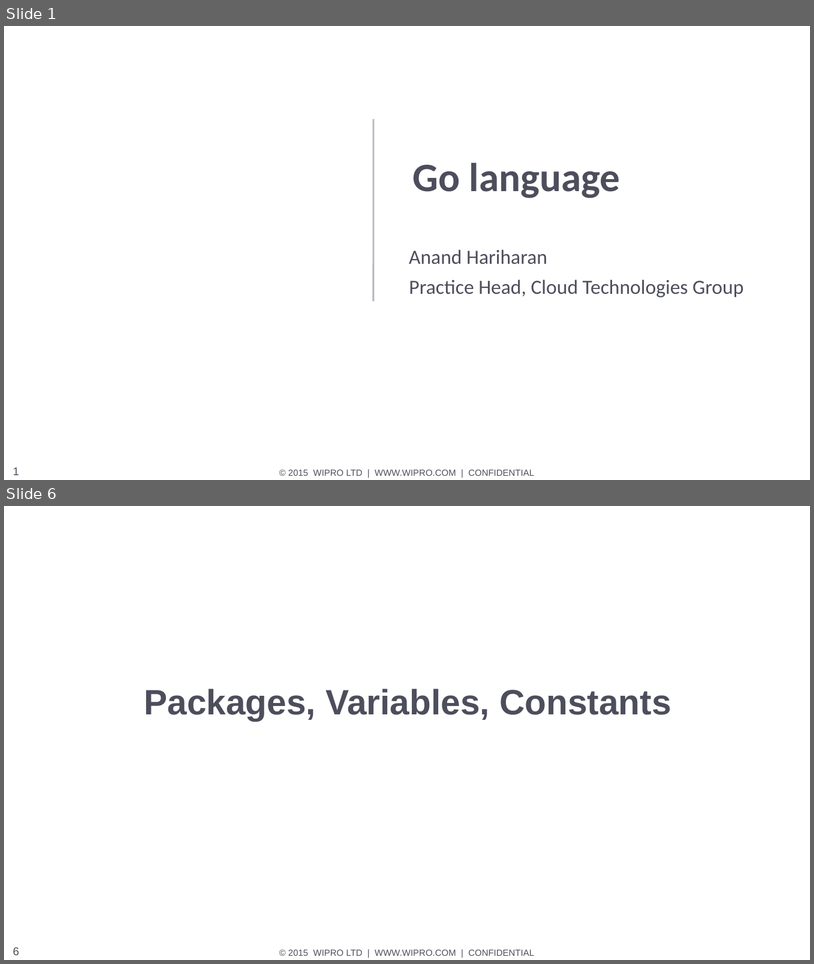
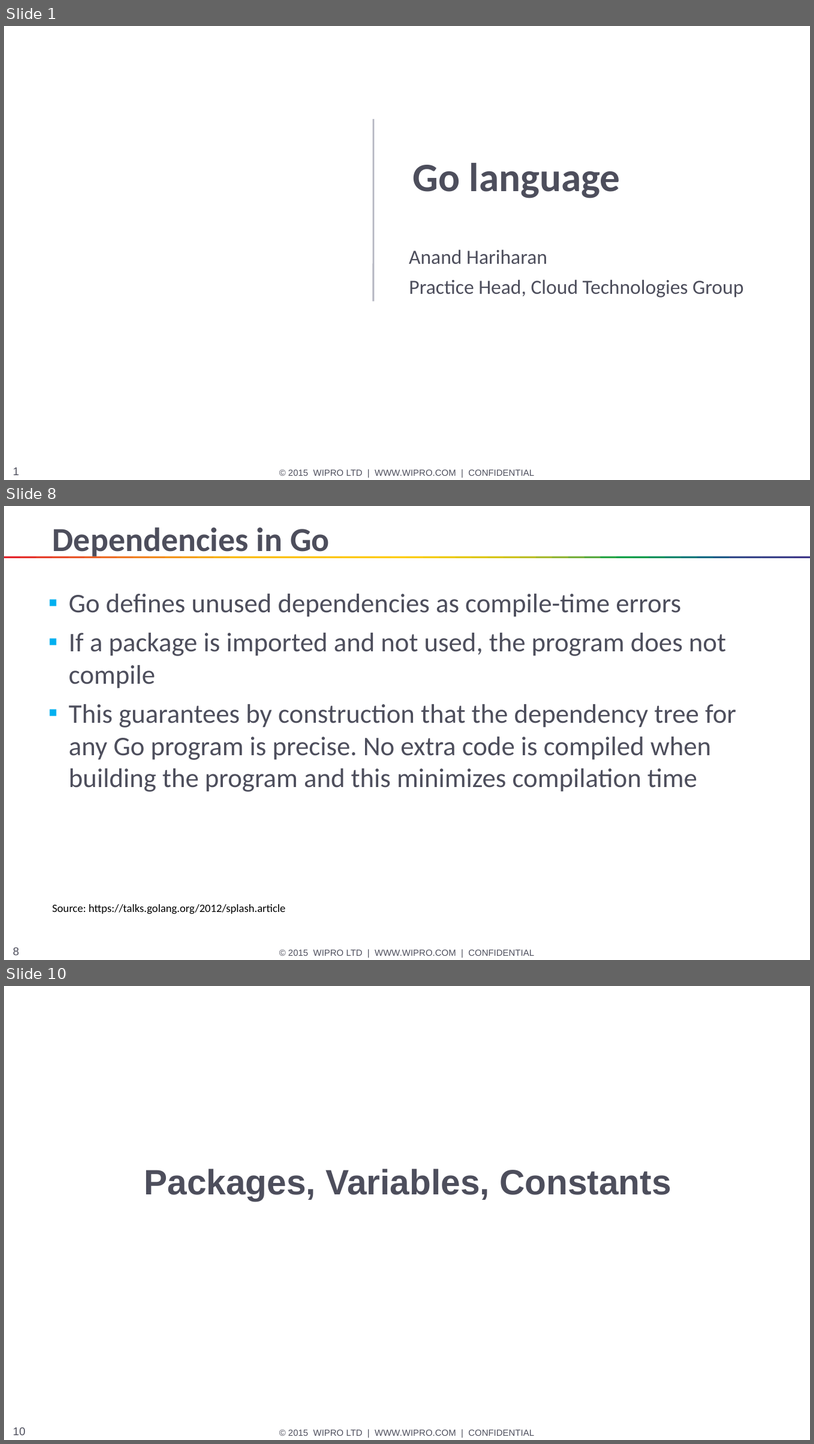
Before and after one commit to HANAND1979/go, a slide deck: go/Go.pptx. Shown one above the other, each under a label of ours: slides 1 and 6 before the commit, slides 1, 8 and 10 after it; the slides between them are not shown. The pictures are 814x964 and 814x1444 pixels, drawn with LibreOffice and Linux fonts; fonts in the diff are those of the drawing; background and template pictures are left out. Boxes give left, top, right and bottom in pixels: in the first picture for what was removed or moved away, otherwise in the second. Text is boxed around its words. In the diff, an @@ line names an element or a change of style, - is before the commit and + after.

```diff
--- a/go/Go.pptx
+++ b/go/Go.pptx
@@ slide 8 added at [4,506,810,960], background #FFFFFF; not listed: 6 template elements that a slide beside it also shows @@
@@ title added at [53,527,330,558], 30 pt, text #4D4E5C, bold @@
+Dependencies in Go
@@ group added at [20,556,794,558]: 47 rectangles @@
@@ text added at [69,594,737,792], 24 pt, text #4D4E5C @@
+▪ Go defines unused dependencies as compile-time errors
+▪ If a package is imported and not used, the program does not compile
+▪ This guarantees by construction that the dependency tree for any Go program is precise. No extra code is compiled when building the program and this minimizes compilation time
@@ text added at [52,904,285,914], 10 pt, text #000000 @@
+Source: https://talks.golang.org/2012/splash.article
@@ what was slide 6 is now slide 10 @@
@@ page number at [13,1427,26,1435]: text changed @@
-6
+10
```
Also in this commit, not shown: 11 slides changed, 7 other slides added, 3 slides removed.
